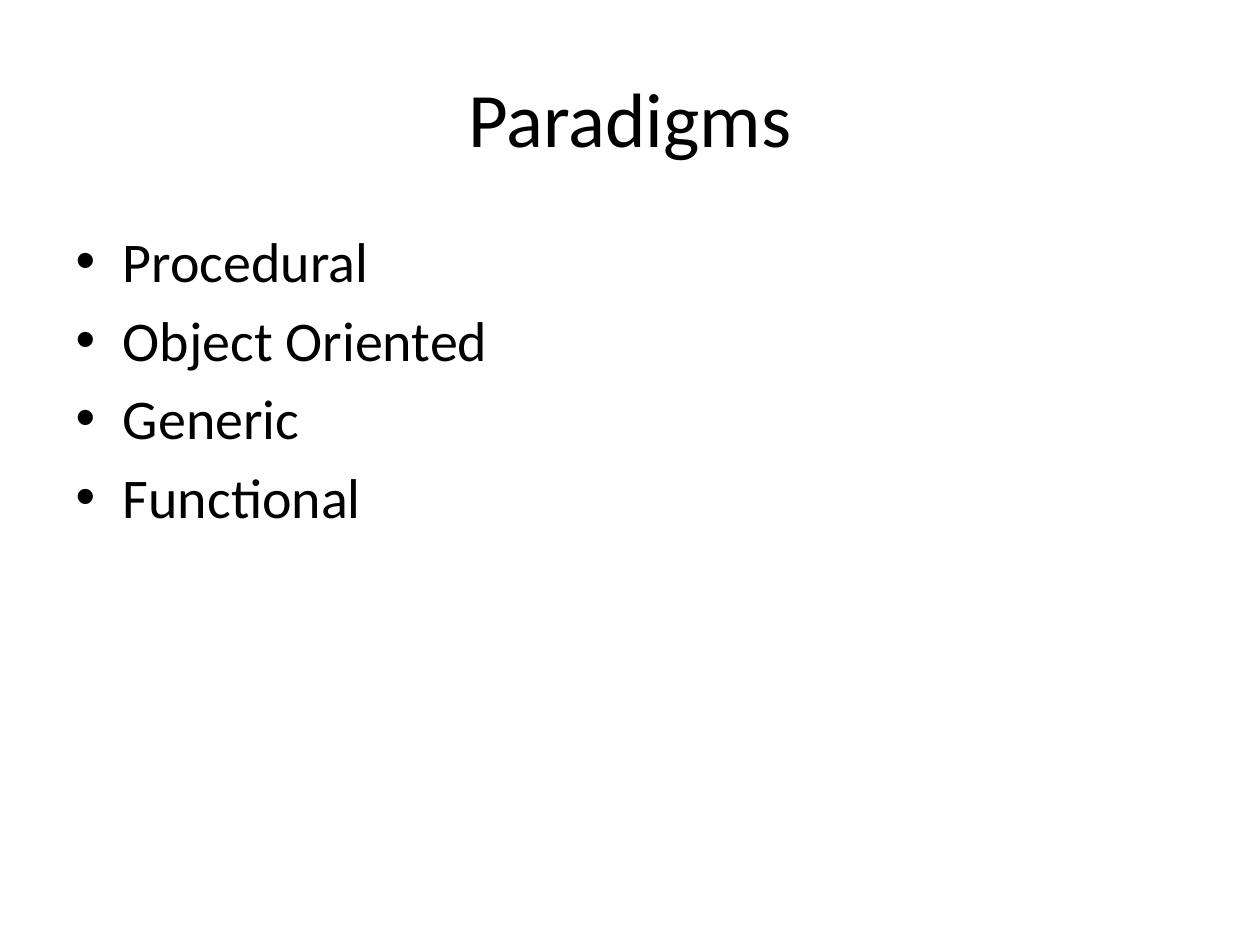
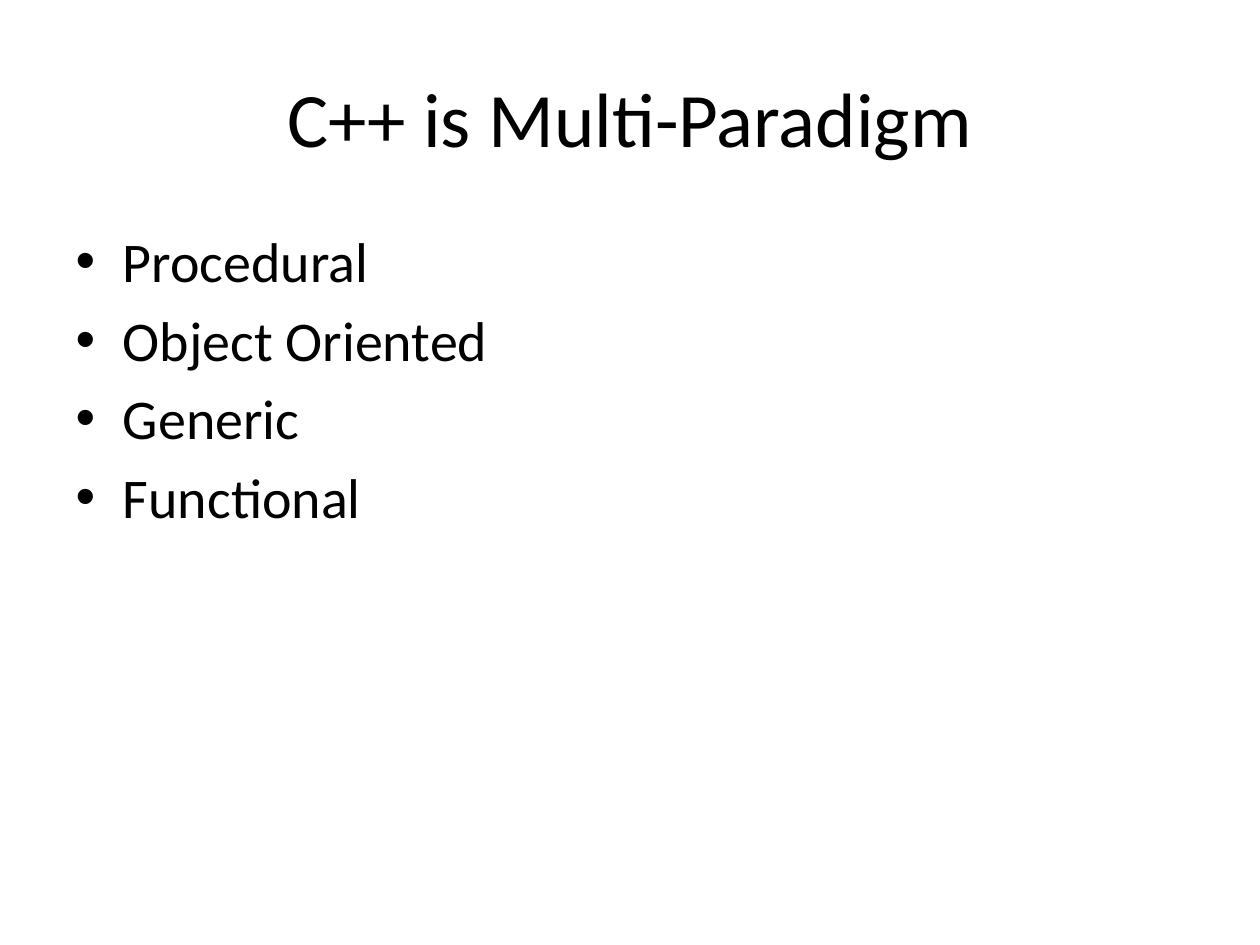
Before and after one commit to fellmad/FunWithCpp11, a slide deck: slide 5 of doc/Fun_with_C++11.pptx. Drawn at 1260x945 pixels with LibreOffice and Linux fonts; fonts in the diff are those of the drawing. Boxes give left, top, right and bottom in pixels: in the first picture for what was removed or moved away, otherwise in the second. Text is boxed around its words. In the diff, an @@ line names an element or a change of style, - is before the commit and + after.

```diff
--- a/doc/Fun_with_C++11.pptx
+++ b/doc/Fun_with_C++11.pptx
@@ title at [287, 93, 971, 161]: text changed @@
-Paradigms
+C++ is Multi-Paradigm
```
Also in this commit, not shown: 10 other slides changed, 2 slides added, 2 other files.
